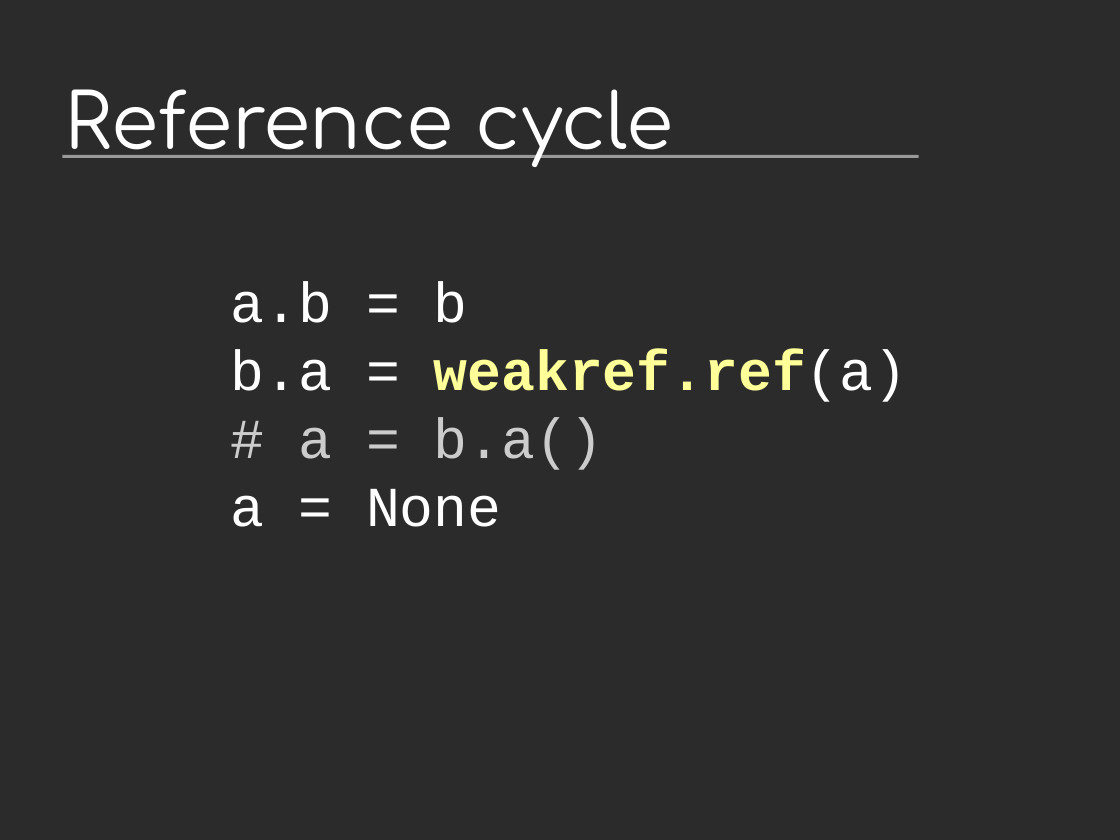
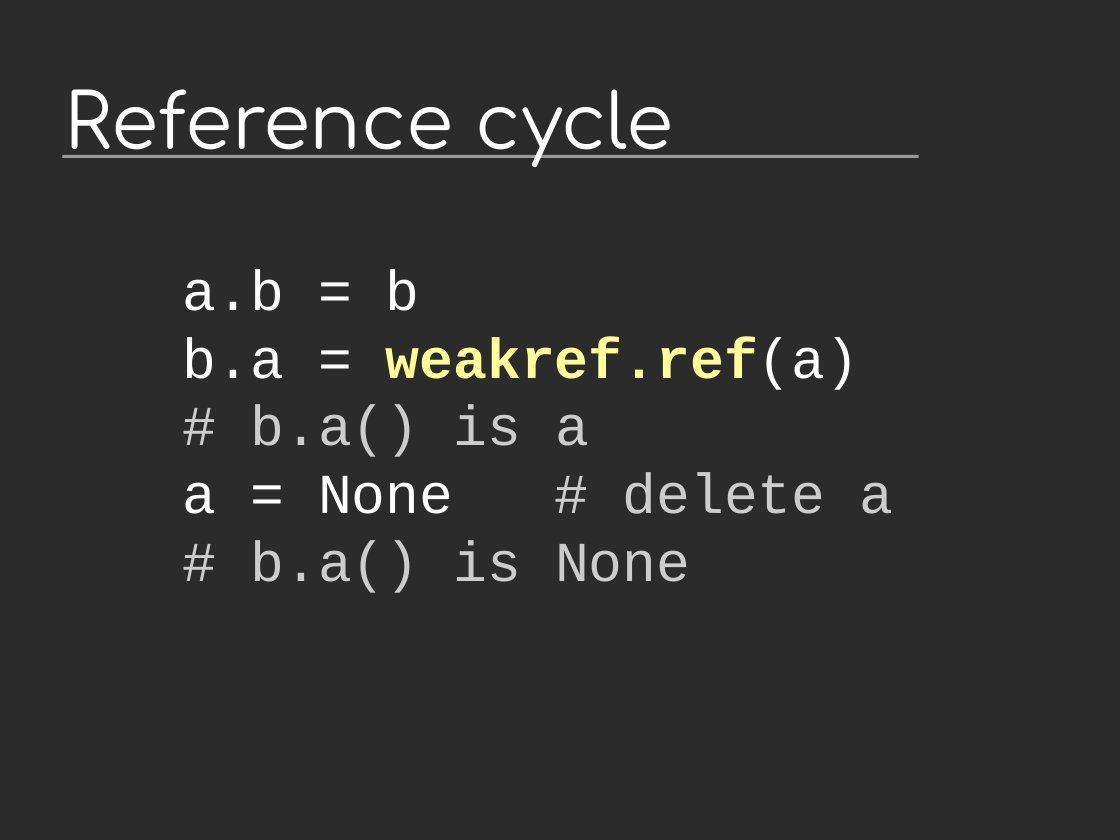
Before and after one commit to vstinner/talks, a slide deck: slide 4 of 2014-Pycon-Montreal/tracemalloc.odp (slide 8 before the commit). Drawn at 1120x840 pixels with LibreOffice and Linux fonts; fonts in the diff are those of the drawing; background and template pictures are left out; a plain dark background stands for a picture behind light text. Boxes give left, top, right and bottom in pixels: in the first picture for what was removed or moved away, otherwise in the second. Text is boxed around its words. In the diff, an @@ line names an element or a change of style, - is before the commit and + after.

```diff
--- a/2014-Pycon-Montreal/tracemalloc.odp
+++ b/2014-Pycon-Montreal/tracemalloc.odp
@@ text at [183,269,894,593]: text changed; text colour #FFFFFF to #CCCCCC @@
-a.b = b
-b.a = weakref.ref(a)
-# a = b.a()
-a = None
+a.b = b
+b.a = weakref.ref(a)
+# b.a() is a
+a = None # delete a
+# b.a() is None
```
Also in this commit, not shown: 6 other slides changed, 2 slides added, 2 slides removed, 3 other files.
